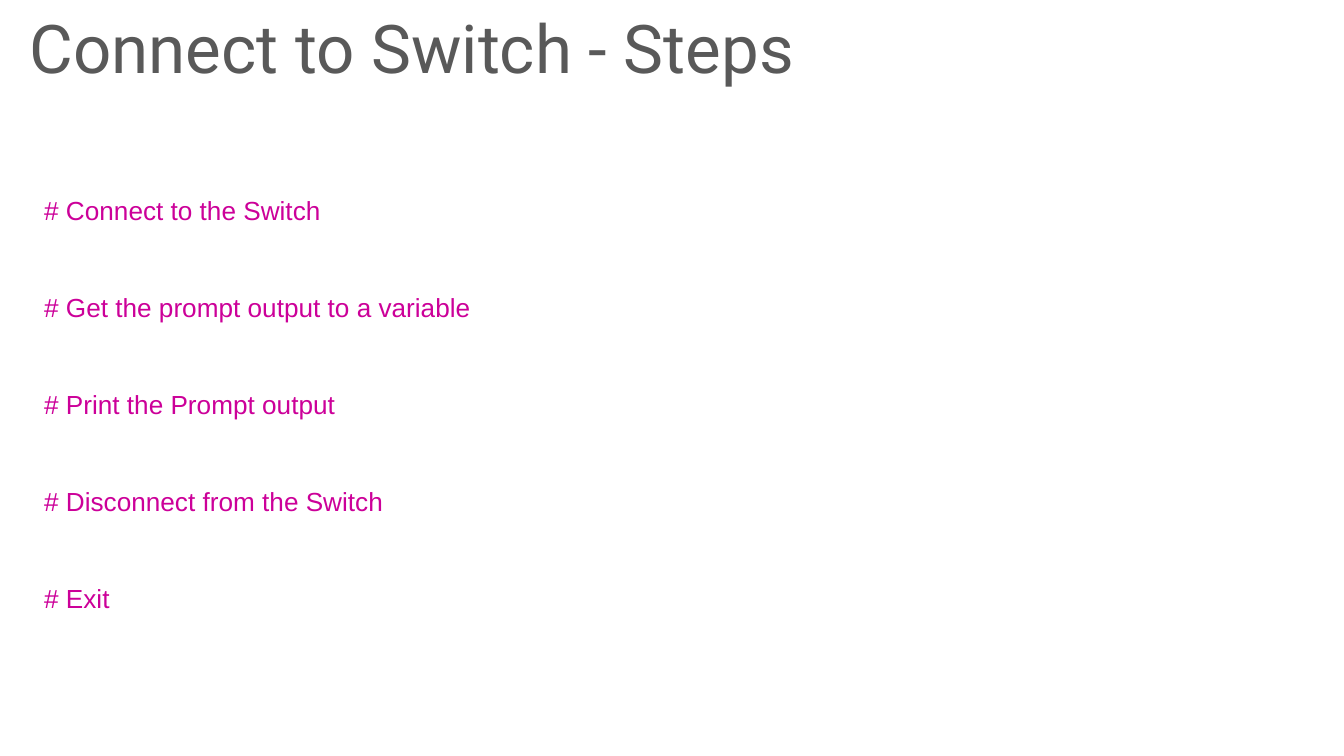
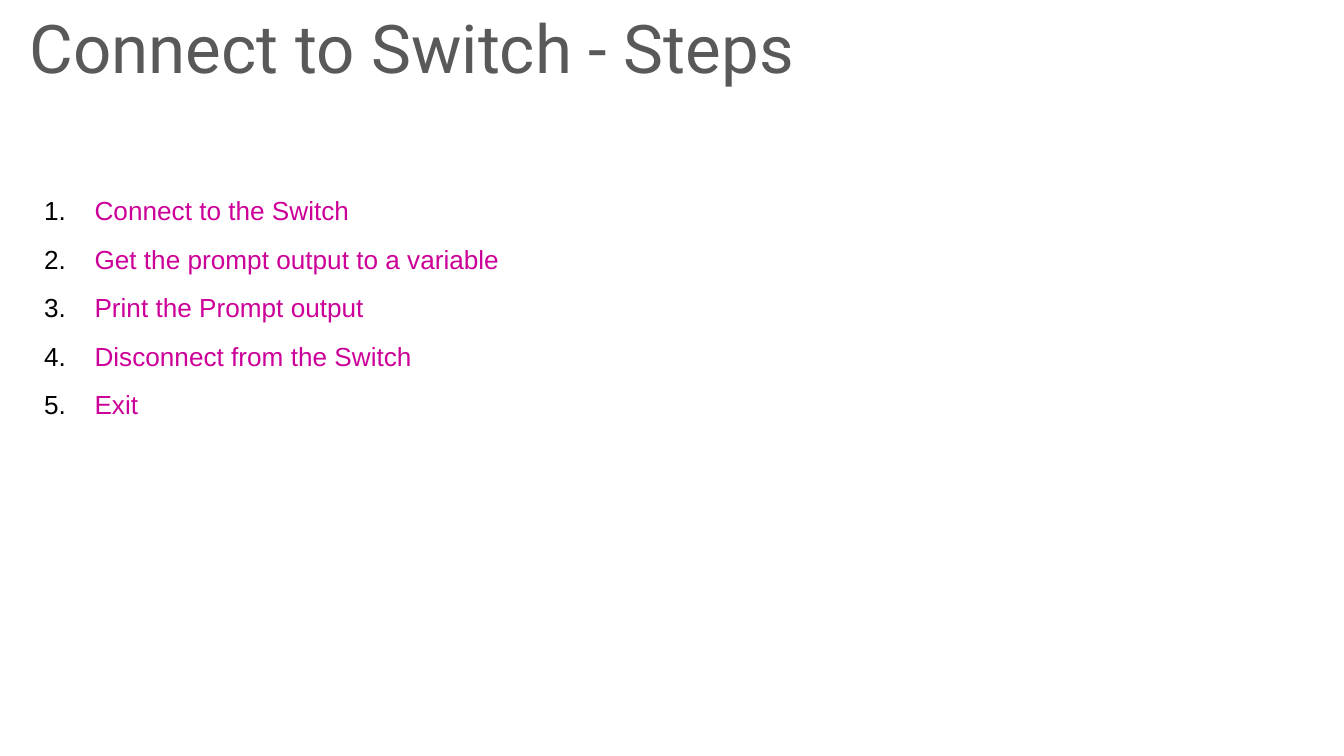
Before and after one commit to steve-jones62/pure-storage-workshop, a slide deck: slide 11 of Workshop Content/Day 2 - Python 101/Getting Started with Python Network Automation.pptx. Drawn at 1344x756 pixels with LibreOffice and Linux fonts; fonts in the diff are those of the drawing; background and template pictures are left out. Boxes give left, top, right and bottom in pixels: in the first picture for what was removed or moved away, otherwise in the second. Text is boxed around its words. In the diff, an @@ line names an element or a change of style, - is before the commit and + after.

```diff
--- a/Workshop Content/Day 2 - Python 101/Getting Started with Python Network Automation.pptx
+++ b/Workshop Content/Day 2 - Python 101/Getting Started with Python Network Automation.pptx
@@ text at <box>95,201,499,415</box>: text changed @@
-# Connect to the Switch
-# Get the prompt output to a variable
-# Print the Prompt output
-# Disconnect from the Switch
-# Exit
+1. Connect to the Switch
+2. Get the prompt output to a variable
+3. Print the Prompt output
+4. Disconnect from the Switch
+5. Exit
```
Also in this commit, not shown: 5 other slides changed, 1 other file.
